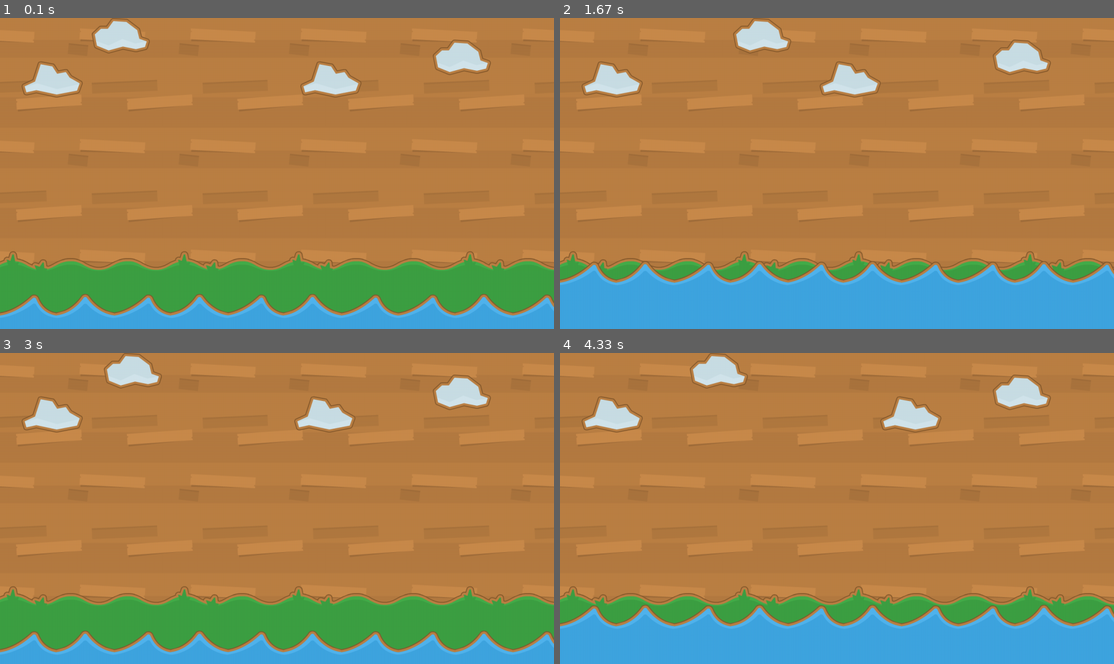
Above: before the commit, frames 1-4 (two rows, left to right).
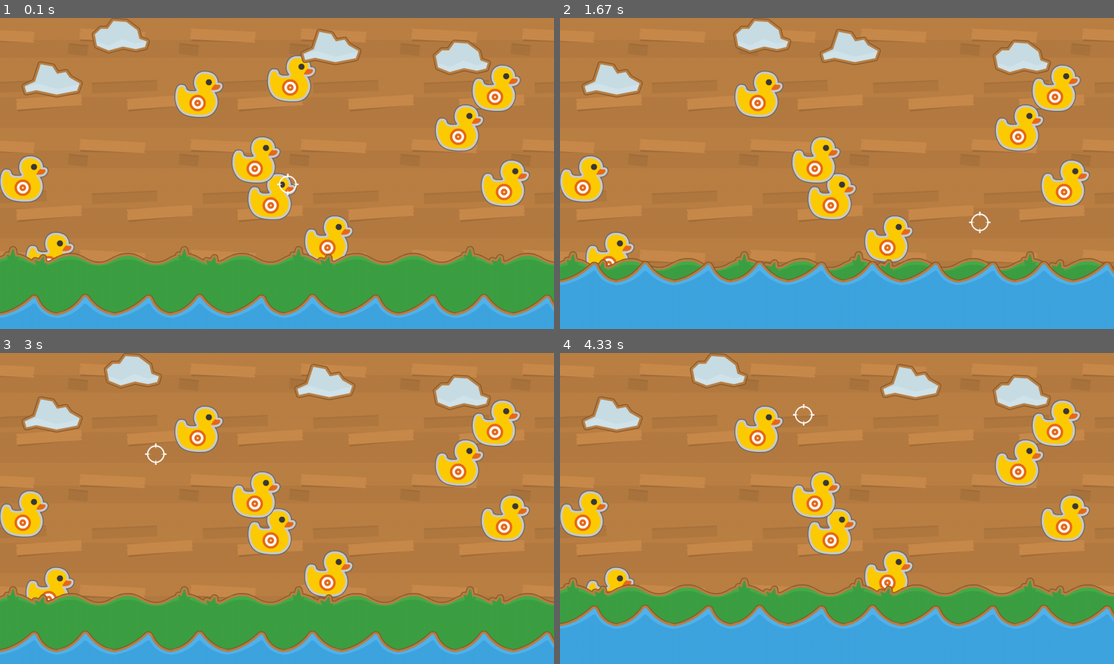
Above: after the commit, the same moments.

Repository: Aakash6177/Pygame_Project
Game: pygame game, started from abc.py
Two runs of this game, one before a commit and one after it. Both use one fixed random seed, a clock stepped at 60 frames per second and the inputs below.
Inputs (mouse positions are in pixels of both pictures, inside the frame that each line leads up to):
- Up to frame 1 (0.1 s): no input
- Up to frame 2 (1.67 s): press the mouse at (704, 176) at 0.37 s; move the mouse to (798, 207) at 0.47 s; release the mouse at (892, 241) at 0.6 s; press the mouse at (704, 176) at 0.7 s; move the mouse to (803, 189) at 0.8 s; release the mouse at (903, 201) at 0.93 s; click (848, 67) at 1.05 s; press the mouse at (848, 67) at 1.37 s; move the mouse to (914, 145) at 1.47 s; release the mouse at (981, 223) at 1.6 s
- Up to frame 3 (3 s): press the mouse at (288, 402) at 1.7 s; move the mouse to (376, 496) at 1.8 s; release the mouse at (470, 589) at 1.93 s; press the mouse at (288, 402) at 2.03 s; move the mouse to (343, 427) at 2.13 s; release the mouse at (393, 452) at 2.27 s; press the mouse at (288, 402) at 2.37 s; move the mouse to (343, 418) at 2.47 s; release the mouse at (398, 430) at 2.6 s; press the mouse at (288, 402) at 2.7 s; move the mouse to (221, 427) at 2.8 s; release the mouse at (155, 452) at 2.93 s
- Up to frame 4 (4.33 s): press the mouse at (848, 402) at 3.03 s; move the mouse to (759, 514) at 3.13 s; release the mouse at (670, 623) at 3.27 s; press the mouse at (848, 402) at 3.37 s; move the mouse to (787, 468) at 3.47 s; release the mouse at (726, 533) at 3.6 s; press the mouse at (848, 402) at 3.7 s; move the mouse to (931, 492) at 3.8 s; release the mouse at (1008, 583) at 3.93 s; press the mouse at (848, 402) at 4.03 s; move the mouse to (825, 408) at 4.13 s; release the mouse at (803, 415) at 4.27 s

The runs differ from the first frame. In frame 1, 12% of the frame differs, in the area x 0-100%, y 3-82%; in frame 2, 9.5%; in frame 3, 9.5%; in frame 4, 12%.

Commit message:
Completed project
Finally completed the MVP for the project. The game logic is working perfectly fine

Diff:
--- a/abc.py
+++ b/abc.py
@@ -1,4 +1,6 @@
+from operator import iadd
 import pygame
+import random
 import sys
 
 
@@ -12,6 +14,11 @@
 second_cloud_1 = pygame.image.load('./shooting range assets/Cloud1.png')
 second_cloud_2 = pygame.image.load('./shooting range assets/Cloud2.png')
 crosshair = pygame.image.load('./shooting range assets/crosshair.png')
+duck = pygame.image.load('./shooting range assets/duck.png')
+
+game_font = pygame.font.Font(None, 60)
+font = game_font.render('GAME OVER', True, (255, 255, 255))
+end_rect = font.get_rect(center=(640, 360))
 
 land_position_y = 540
 land_speed = 1
@@ -34,7 +41,16 @@
 
 screen = pygame.display.set_mode((1280, 720))
 clock = pygame.time.Clock()
-crosshair_rect = (0, 0)
+crosshair_rect = (640, 360)
+duck_list = []
+
+for i in range(10):
+    random_x = random.randrange(50, 1200)
+    random_y = random.randrange(120, 600)
+    duck_rect = duck.get_rect(center=(random_x, random_y))
+    duck_list.append(duck_rect)
+
+
 while True:
     for event in pygame.event.get():
         # this allows pygame to listen for all the events happening on the window
@@ -47,10 +63,21 @@
             # event.pos gives us the current position of the event on the screen
             # get_rect() makes the rectangle around the image on which it is called
 
+        if (event.type == pygame.MOUSEBUTTONDOWN):
+            # enumerate gives you the index of the item that you are looping in the list
+            for index, i in enumerate(duck_list):
+                # crosshair_rect.colliderect(duck_rect) takes in two rectangle and returns a bool
+                result = crosshair_rect.colliderect(i)
+                if (result):
+                    # this delets the ducks that overlasp the crosshair rectangle
+                    del duck_list[index]
+
+
 # object movement
     water_position_y = water_position_y + water_speed
     cloud_1_position_x = cloud_1_position_x + cloud_1_speed
     cloud_2_position_x = cloud_2_position_x - cloud_2_speed
+    land_position_y = land_position_y - land_speed
 
     if (water_position_y <= 530 or water_position_y >= 650):
         water_speed = water_speed * -1
@@ -61,15 +88,25 @@
     if (cloud_2_position_x <= 600 or cloud_2_position_x >= 750):
         cloud_2_speed = cloud_2_speed * -1
 
+    if (land_position_y <= 510 or land_position_y >= 560):
+        land_speed = land_speed * -1
 # displaying the objects on the screen
     screen.blit(crosshair, crosshair_rect)
     screen.blit(wood_bg, (0, 0))
+
+    for i in duck_list:
+        screen.blit(duck, i)
+
+    if (len(duck_list) == 0):
+        screen.blit(font, end_rect)
+
     screen.blit(land_bg, (0, land_position_y))
     screen.blit(water_bg, (0, water_position_y))
     screen.blit(cloud_1, (cloud_1_position_x, 0))
-    screen.blit(cloud_2, (cloud_2_position_x, 100))
+    screen.blit(cloud_2, (cloud_2_position_x, 25))
     screen.blit(second_cloud_1, (second_cloud_1_x, 50))
     screen.blit(second_cloud_2, (second_cloud_2_x, 100))
+    screen.blit(crosshair, crosshair_rect)
 
     pygame.display.update()
     # setting up the frame rate of the game, this will also let help you animate
